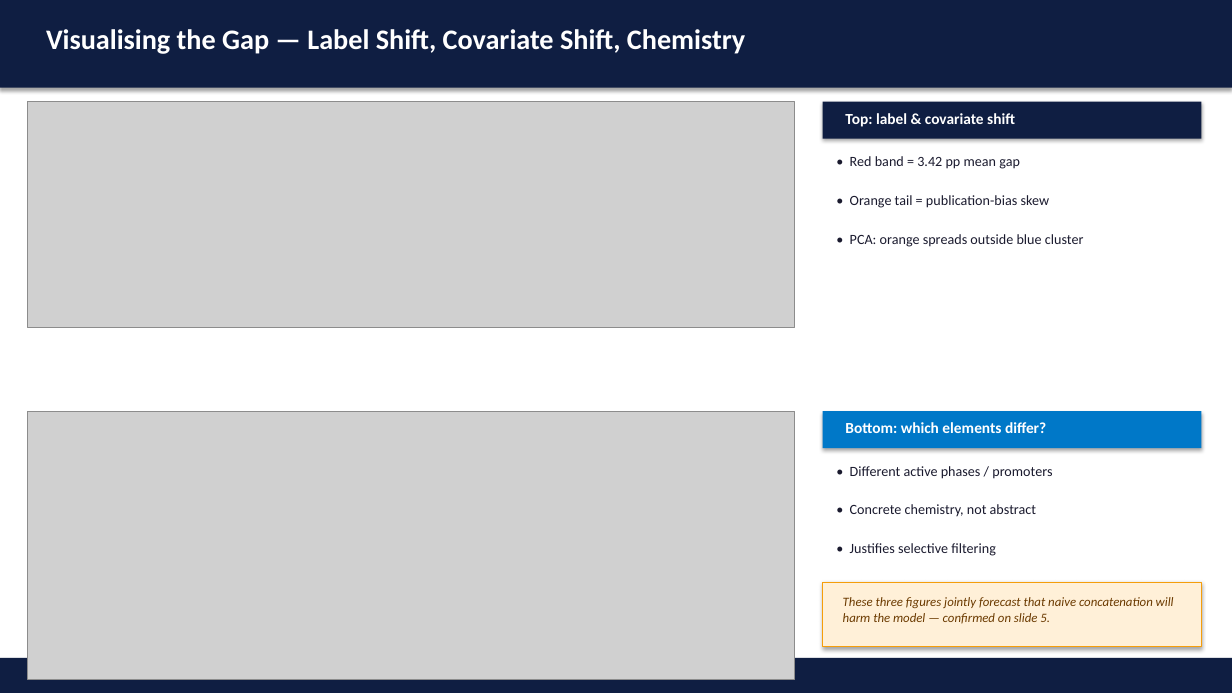
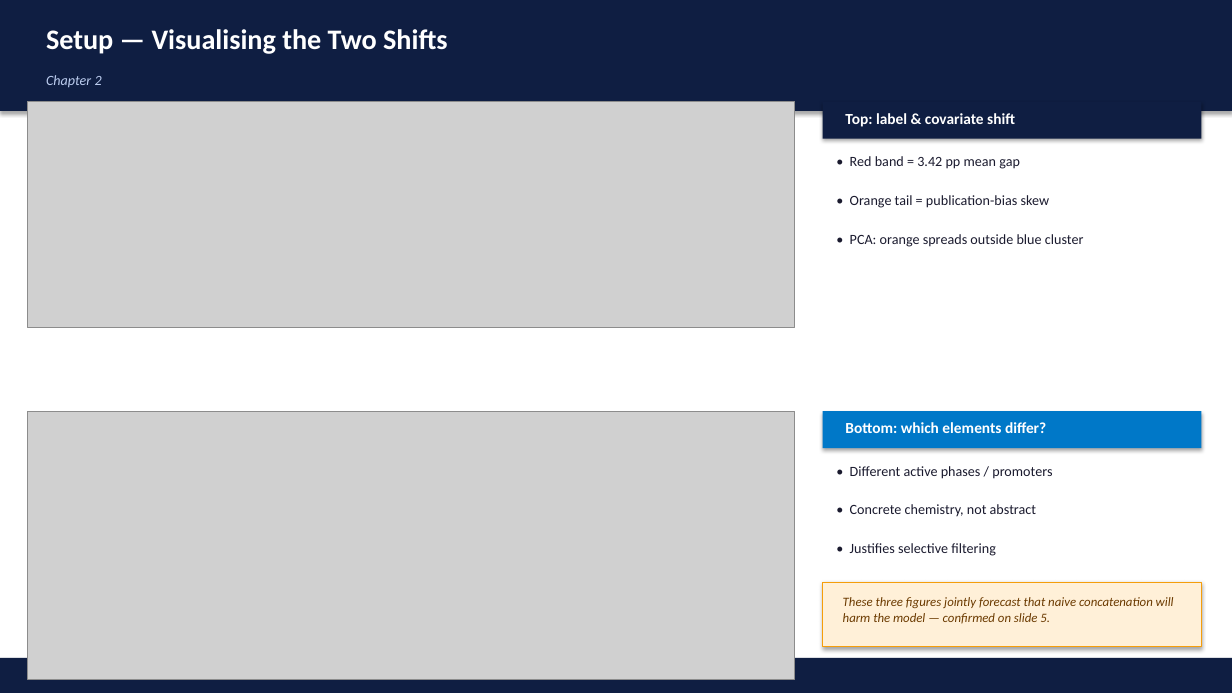
Before and after one commit to ParthN9i4/OCM-Dataset-JAIST, a slide deck: slide 3 of ocm_presentation.pptx. Drawn at 1232x693 pixels with LibreOffice and Linux fonts; fonts in the diff are those of the drawing; grey boxes stand for pictures. Boxes give left, top, right and bottom in pixels: in the first picture for what was removed or moved away, otherwise in the second. Text is boxed around its words. In the diff, an @@ line names an element or a change of style, - is before the commit and + after.

```diff
--- a/ocm_presentation.pptx
+++ b/ocm_presentation.pptx
@@ rectangle: place and size @@
-rectangle at bbox=[0, 0, 1232, 88]
+rectangle at bbox=[0, 0, 1232, 111]
@@ text at bbox=[46, 29, 448, 54]: text changed @@
-Visualising the Gap — Label Shift, Covariate Shift, Chemistry
+Setup — Visualising the Two Shifts
@@ text added at bbox=[46, 75, 102, 88], 11 pt, text #BBCCEE, italic @@
+Chapter 2
```
Also in this commit, not shown: 11 other slides changed, 1 slide added, 3 other files.
